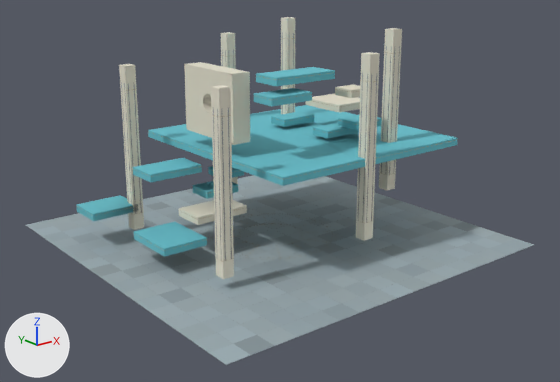
Two versions of the glTF model assets/maps/wind_cathedral/glb/01_world.glb, one commit apart.
Rendered twice from a 50 mm camera at (-248.0, -317.0, 151.0) aimed at (-2.0, -10.0, 28.0). Lighting does not change. The marker at lower left points along +X, +Y and +Z. The older version comes first. Vertices at exactly the same position are counted once.

The first picture shows 'world_00_body_nocol', 'world_00_floor_noshadow_nocol', 'world_00_foam_nocol', 'world_01_body_nocol', 'world_01_floor_noshadow_nocol', 'world_01_foam_nocol', 'world_10_body_nocol', 'world_10_floor_noshadow_nocol', 'world_10_foam_nocol', 'world_11_body_nocol', 'world_11_floor_noshadow_nocol', 'world_11_foam_nocol', 'world_11_panel_noshadow_nocol' and 6 more.
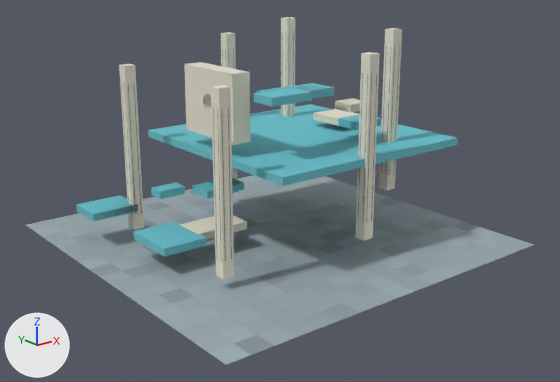
Location of each change, [x1, y1, x2, y2] in pixels of the pictures (560 x 382 px; the box of a moved part takes in the faces that stretch with it):
'world_11_foam_nocol', reshaped
    before: [148, 105, 458, 186]
    after: [148, 104, 458, 186]
'world_11_body_nocol', reshaped (7% narrower)
    before: [306, 28, 402, 241]
    after: [313, 28, 402, 241]
'world_01_body_nocol', reshaped
    before: [178, 85, 247, 279]
    after: [180, 85, 247, 279]
'world_01_foam_nocol', reshaped (8% shorter)
    before: [134, 67, 335, 257]
    after: [134, 83, 334, 257]
'world_00_foam_nocol', reshaped (31% shorter)
    before: [76, 158, 244, 221]
    after: [76, 178, 244, 221]
part 1 of me_world_00_foam_nocol_mesh, moved or reshaped
    before: [208, 166, 244, 178]
    after: [209, 178, 244, 191]
part 2 of me_world_00_foam_nocol_mesh, moved or reshaped
    before: [133, 158, 202, 182]
    after: [151, 183, 185, 199]
part 3 of me_world_01_body_nocol_mesh, moved or reshaped
    before: [178, 200, 247, 225]
    after: [180, 216, 247, 239]
part 4 of me_world_01_foam_nocol_mesh, moved or reshaped
    before: [256, 67, 335, 86]
    after: [256, 83, 334, 99]
part 5 of me_world_10_foam_nocol_mesh, moved or reshaped (not visible afterwards)
    before: [271, 111, 314, 127]
part 6 of me_world_11_body_nocol_mesh, moved or reshaped
    before: [306, 93, 360, 113]
    after: [313, 109, 359, 126]
part 7 of me_world_11_body_nocol_mesh, moved or reshaped
    before: [335, 84, 360, 98]
    after: [335, 98, 360, 113]
part 8 of me_world_11_foam_nocol_mesh, moved or reshaped
    before: [269, 105, 382, 155]
    after: [269, 104, 382, 155]
part 9 of me_world_11_foam_nocol_mesh, recoloured
    before: [313, 118, 358, 138]
    after: [338, 118, 357, 130]

The change, as a diff of the scene's bpy script:
```diff
--- a/assets/maps/wind_cathedral/glb/01_world.glb.py
+++ b/assets/maps/wind_cathedral/glb/01_world.glb.py
@@ me_world_00_foam_nocol_mesh @@
-me_world_00_foam_nocol_mesh.from_pydata(...)  # 32 vertices, 48 faces; spans x -86.0..-7.0, y 8.0..59.0, z 16.0..44.0
+me_world_00_foam_nocol_mesh.from_pydata(...)  # 32 vertices, 48 faces; spans x -86.0..-7.0, y 8.0..59.0, z 16.0..32.6
+# me_world_00_foam_nocol_mesh part 1: the loose piece of 8 vertices spanning x -21.0..-7.0, y 15.0..29.0, z 32.0..36.0 is moved by (0.0, 0.0, -8.2)
+# me_world_00_foam_nocol_mesh part 2: the loose piece of 8 vertices spanning x -67.0..-37.0, y 11.0..29.0, z 40.0..44.0 is scaled about its middle by (0.5, 0.5, 1), then moved by (0.0, 0.0, -11.4)
 me_world_00_foam_nocol_mesh.materials.append(mat_foam)
@@ me_world_01_body_nocol_mesh @@
 me_world_01_body_nocol_mesh.from_pydata(...)  # 16 vertices, 24 faces; spans x -63.0..-23.0, y -45.0..9.0, z 6.0..94.0
+# me_world_01_body_nocol_mesh part 3: the loose piece of 8 vertices spanning x -53.0..-23.0, y -9.0..9.0, z 20.0..24.0 is moved by (0.0, 0.0, -8.8)
 me_world_01_body_nocol_mesh.materials.append(mat_body)
@@ me_world_01_foam_nocol_mesh @@
-me_world_01_foam_nocol_mesh.from_pydata(...)  # 24 vertices, 36 faces; spans x -76.0..10.0, y -42.0..15.0, z 11.0..94.0
+me_world_01_foam_nocol_mesh.from_pydata(...)  # 24 vertices, 36 faces; spans x -76.0..10.0, y -42.0..15.0, z 11.0..86.0
+# me_world_01_foam_nocol_mesh part 4: the loose piece of 8 vertices spanning x -26.0..10.0, y -38.0..-22.0, z 90.0..94.0 is moved by (0.0, 0.0, -8.2)
 me_world_01_foam_nocol_mesh.materials.append(mat_foam)
@@ me_world_10_foam_nocol_mesh @@
-me_world_10_foam_nocol_mesh.from_pydata(...)  # 16 vertices, 24 faces; spans x 8.0..41.0, y 12.0..30.0, z 41.0..60.0
+me_world_10_foam_nocol_mesh.from_pydata(...)  # 16 vertices, 24 faces; spans x 8.0..41.0, y 12.0..30.0, z 41.0..52.0
+# me_world_10_foam_nocol_mesh part 5: the loose piece of 8 vertices spanning x 19.0..41.0, y 12.0..24.0, z 56.0..60.0 is moved by (0.0, 0.0, -8.0)
 me_world_10_foam_nocol_mesh.materials.append(mat_foam)
@@ me_world_11_body_nocol_mesh @@
-me_world_11_body_nocol_mesh.from_pydata(...)  # 32 vertices, 48 faces; spans x 11.0..60.0, y -61.0..14.0, z 12.0..112.0
+me_world_11_body_nocol_mesh.from_pydata(...)  # 32 vertices, 48 faces; spans x 11.0..57.0, y -61.0..10.5, z 12.0..112.0
+# me_world_11_body_nocol_mesh part 6: the loose piece of 8 vertices spanning x 36.0..60.0, y -14.0..14.0, z 66.0..70.0 is scaled about its middle by (0.75, 0.75, 1), then moved by (0.0, 0.0, -8.4)
+# me_world_11_body_nocol_mesh part 7: the loose piece of 8 vertices spanning x 18.0..30.0, y -42.0..-30.0, z 80.0..84.0 is moved by (0.0, 0.0, -7.2)
 me_world_11_body_nocol_mesh.materials.append(mat_body)
@@ me_world_11_foam_nocol_mesh @@
-me_world_11_foam_nocol_mesh.from_pydata(...)  # 46 vertices, 75 faces; spans x -40.0..80.0, y -60.0..60.0, z 50.0..65.0
+me_world_11_foam_nocol_mesh.from_pydata(...)  # 43 vertices, 71 faces; spans x -40.0..80.0, y -60.0..60.0, z 48.0..65.0
+# me_world_11_foam_nocol_mesh part 8
+# 21 vertices are removed from x -25.0..50.0, y -60.0..0.0, z 54.0
+# 43 faces are deleted
+# 8 vertices in x 19.0..41.0, y -24.0..-12.0, z 56.0..60.0 move by (0.0, 0.0, -8.0)
+# 1 vertex moves from x 80.0, y 0.0, z 54.0 to x 80.0, y 0.0, z 50.0
+# 18 vertices are added at x -10.0..50.0, y 0.0..60.0, z 50.0
+# 39 new faces join them
+# me_world_11_foam_nocol_mesh part 9: 17 kept faces spanning x 19.0..47.0, y -35.0..-12.0, z 48.0..65.0 get new vertex colours
 me_world_11_foam_nocol_mesh.materials.append(mat_foam)
```
